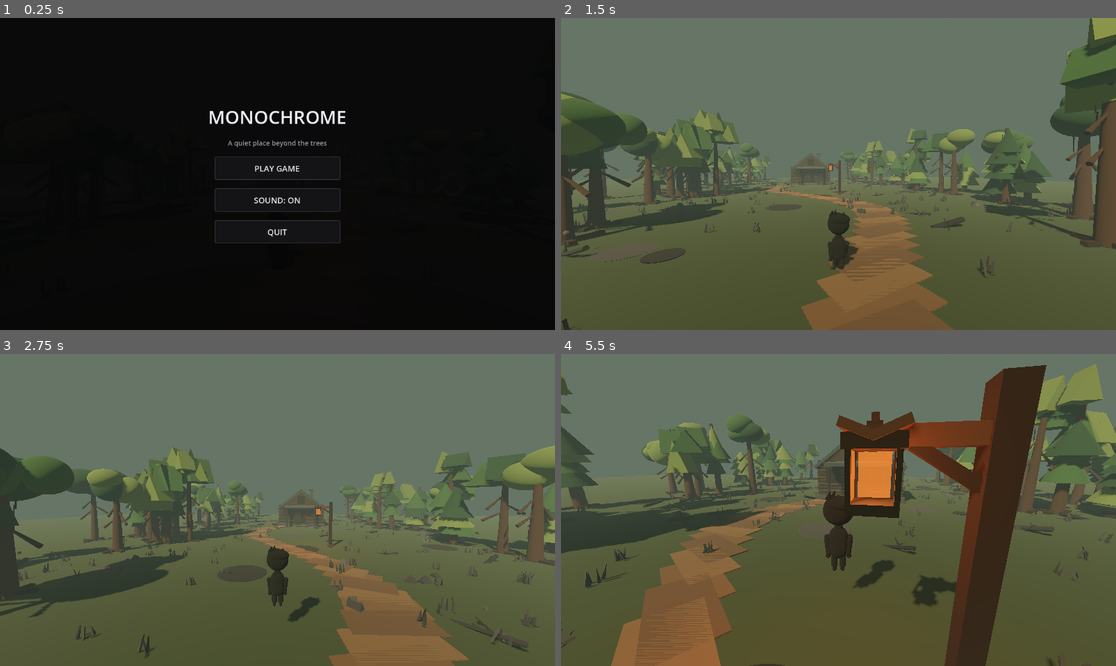
Above: before the commit, frames 1-4 (two rows, left to right).
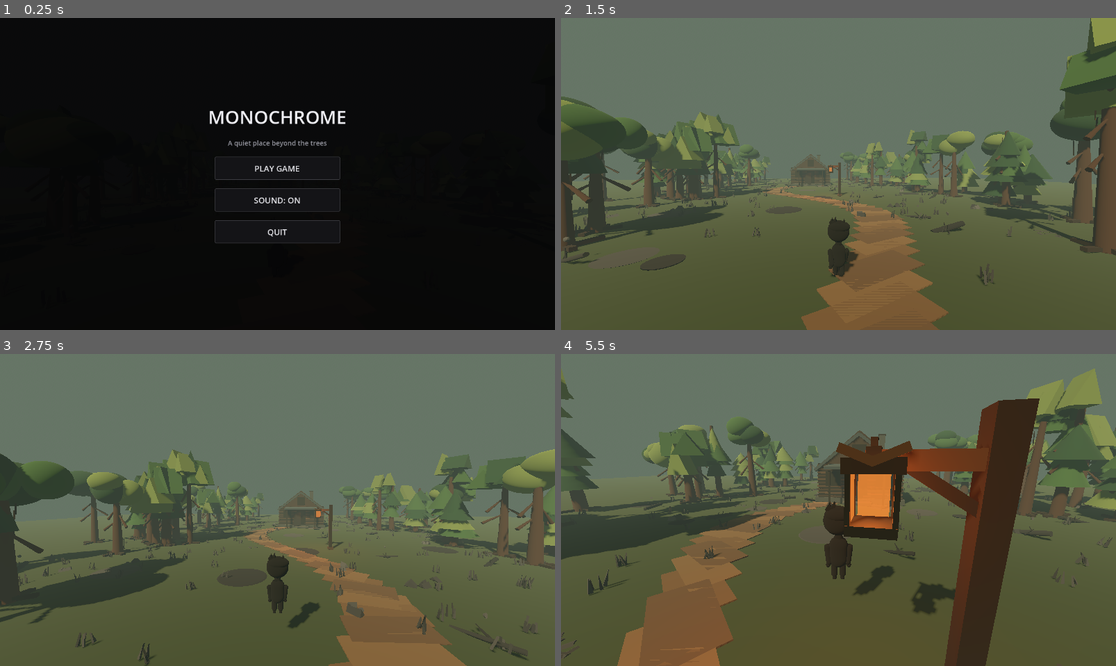
Above: after the commit, the same moments.

Repository: leto98/Monochrome
Game: Godot game, scene res://scenes/main.tscn
Same seed, same stepped clock (60 frames per second), same inputs: the game is played once before the commit and once after it.
Inputs (mouse positions are in pixels of both pictures, inside the frame that each line leads up to):
- Up to frame 1 (0.25 s): no input
- Up to frame 2 (1.5 s): click "PLAY GAME" at 0.5 s; tap Enter at 1.25 s; move the mouse to (866, 174) at 1.27 s; hold W from 1.28 s (still down); tap E at 1.35 s
- Up to frame 3 (2.75 s): keep holding W; tap Space at 1.52, 2.27 s; move the mouse to (249, 510) at 2.02 s; tap Alt at 2.1 s
- Up to frame 4 (5.5 s): keep holding W; move the mouse to (849, 503) at 2.77 s; tap Enter at 2.85 s; move the mouse to (832, 516) at 3.52 s; tap V at 3.6 s; tap Space at 3.77, 4.52, 5.27 s; move the mouse to (877, 513) at 4.27 s; hold Shift 4.28-5.03 s; move the mouse to (794, 506) at 5.02 s; tap E at 5.1 s

The runs differ from the first frame. In frame 2, 8.7% of the frame differs, in the area x 0-100%, y 0-100%; in frame 3, 8.5%; in frame 4, 16%, in the area x 0-100%, y 3-100%.

Commit message:
Preserve camera height for smaller character

Diff:
--- a/scripts/main.gd
+++ b/scripts/main.gd
@@ -880,7 +880,7 @@
 	# The camera sits on a pivot near the character's centre, allowing true orbiting.
 	var camera_pivot := Node3D.new()
 	camera_pivot.name = "CameraPivot"
-	camera_pivot.position = Vector3(0.0, 0.65, 0.0)
+	camera_pivot.position = Vector3(0.0, 0.90, 0.0)
 	player.add_child(camera_pivot)
 
 	var camera := Camera3D.new()
